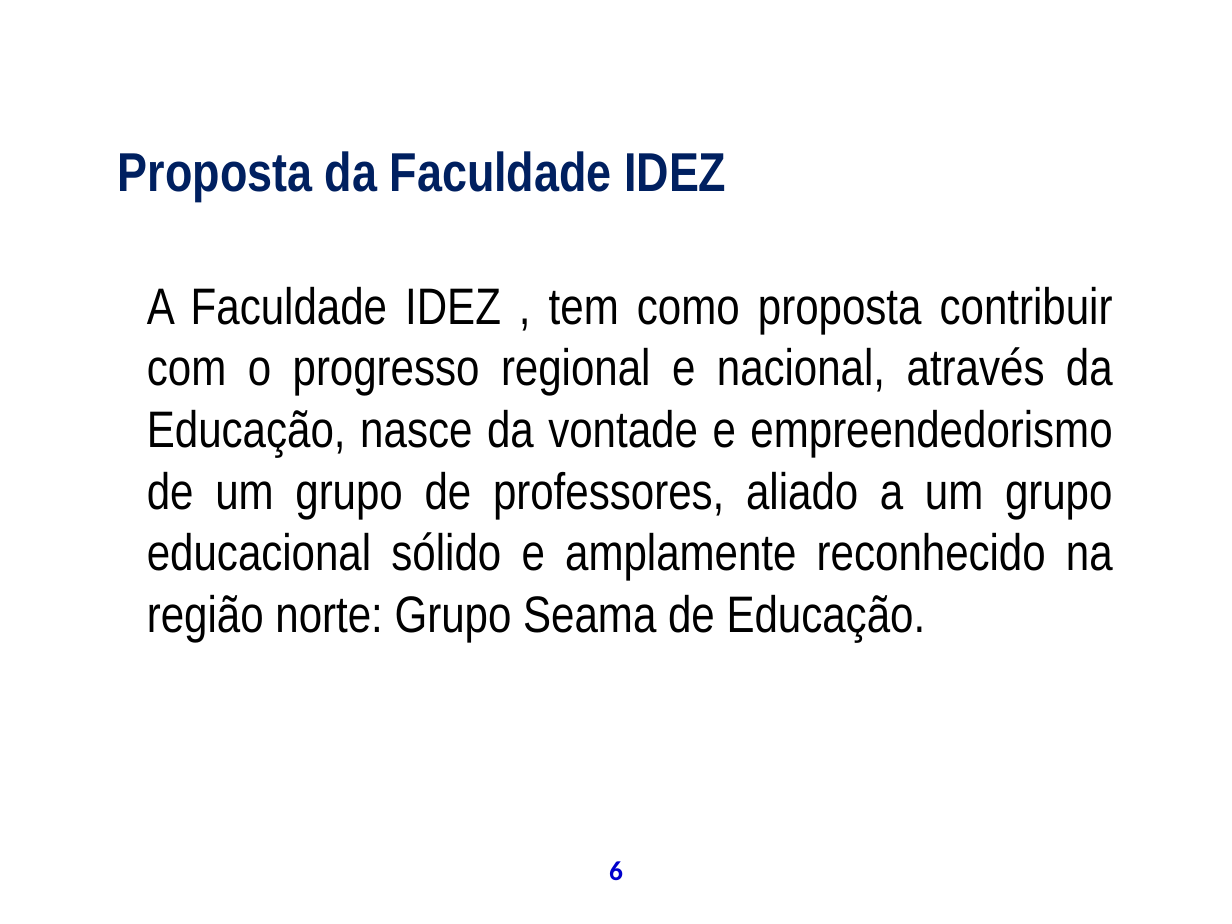
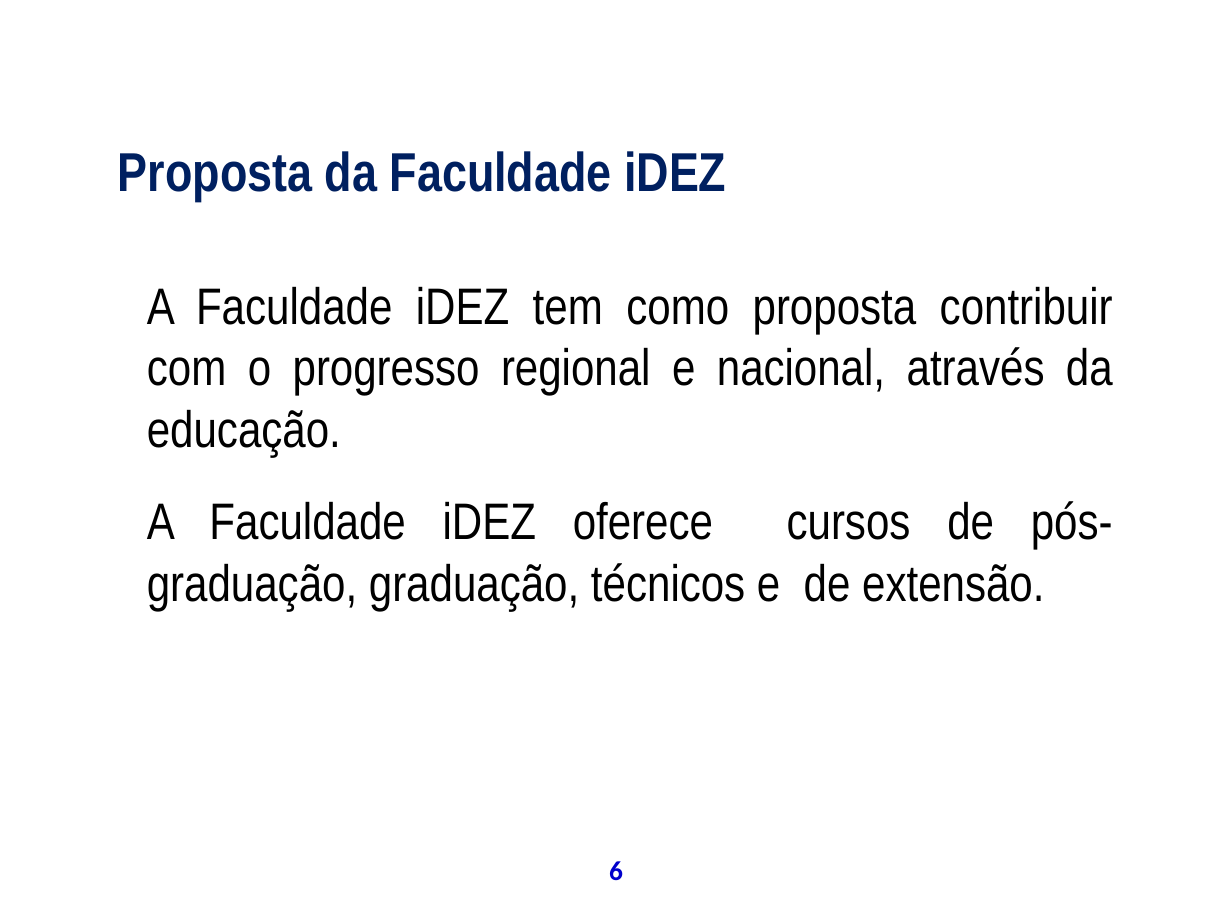
Before and after one commit to theoziran/sislodim, a slide deck: slide 6 of documentos/ProjetoPSA/Apresentação Final.ppt. Drawn at 1232x924 pixels with LibreOffice and Linux fonts; fonts in the diff are those of the drawing; background and template pictures are left out. Boxes give left, top, right and bottom in pixels: in the first picture for what was removed or moved away, otherwise in the second. Text is boxed around its words. In the diff, an @@ line names an element or a change of style, - is before the commit and + after.

```diff
--- a/documentos/ProjetoPSA/Apresentação Final.ppt
+++ b/documentos/ProjetoPSA/Apresentação Final.ppt
@@ text at box(118, 151, 726, 201): text changed @@
-Proposta da Faculdade IDEZ
+Proposta da Faculdade iDEZ
@@ text at box(147, 286, 1113, 611): text changed @@
-A Faculdade IDEZ , tem como proposta contribuir com o progresso regional e nacional, através da Educação, nasce da vontade e empreendedorismo de um grupo de professores, aliado a um grupo educacional sólido e amplamente reconhecido na região norte: Grupo Seama de Educação.
+A Faculdade iDEZ tem como proposta contribuir com o progresso regional e nacional, através da educação.
+A Faculdade iDEZ oferece cursos de pós-graduação, graduação, técnicos e de extensão.
```
Also in this commit, not shown: 46 other slides changed, 4 slides added, 1 slide removed.
